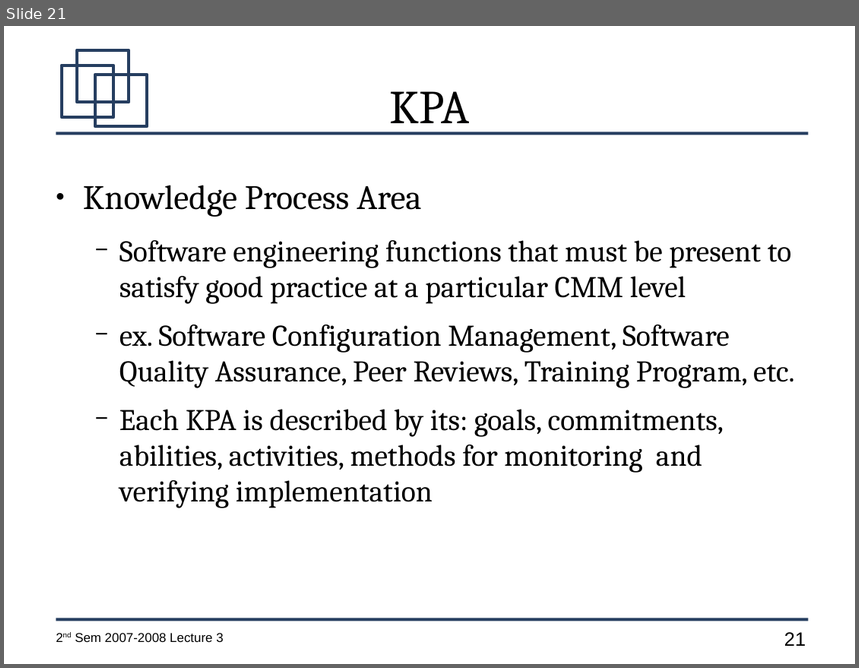
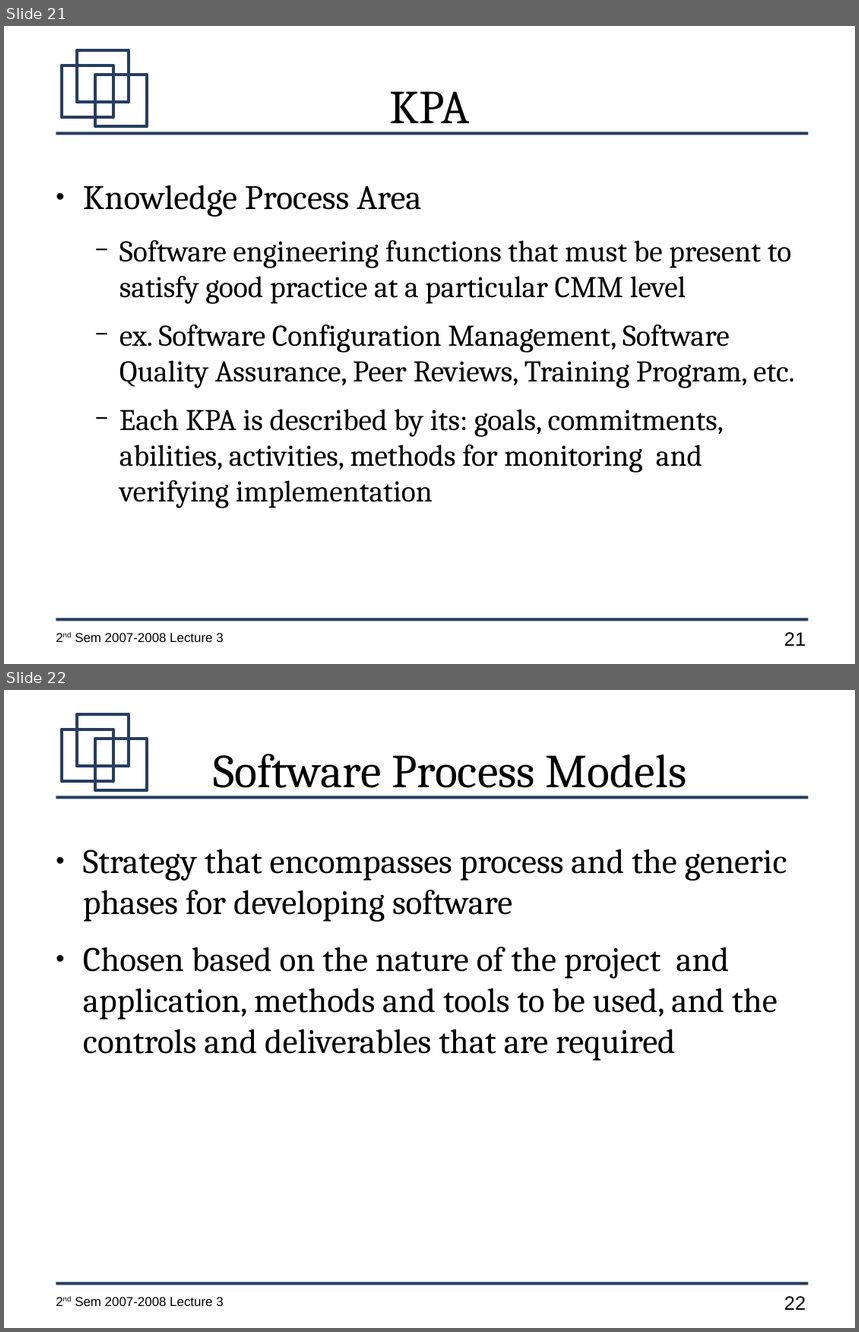
Before and after one commit to jachermocilla/jach-homepage, a slide deck: CMSC128-2nd-Sem-2007-L3.odp. Shown one above the other, each under a label of ours: slide 21 before the commit, slides 21 and 22 after it. The pictures are 859x668 and 859x1332 pixels, drawn with LibreOffice and Linux fonts; fonts in the diff are those of the drawing. Boxes give left, top, right and bottom in pixels: in the first picture for what was removed or moved away, otherwise in the second. Text is boxed around its words. In the diff, an @@ line names an element or a change of style, - is before the commit and + after.

```diff
--- a/CMSC128-2nd-Sem-2007-L3.odp
+++ b/CMSC128-2nd-Sem-2007-L3.odp
@@ slide 22 added at [4,690,855,1328], background #FFFFFF; not listed: 7 template elements that a slide beside it also shows @@
@@ title added at [213,754,687,798], 44 pt, text #000000 @@
+Software Process Models
@@ text added at [83,849,788,1061], 32 pt, text #000000 @@
+● Strategy that encompasses process and the generic phases for developing software
+● Chosen based on the nature of the project and application, methods and tools to be used, and the controls and deliverables that are required
```
Also in this commit, not shown: 2 other slides added.
